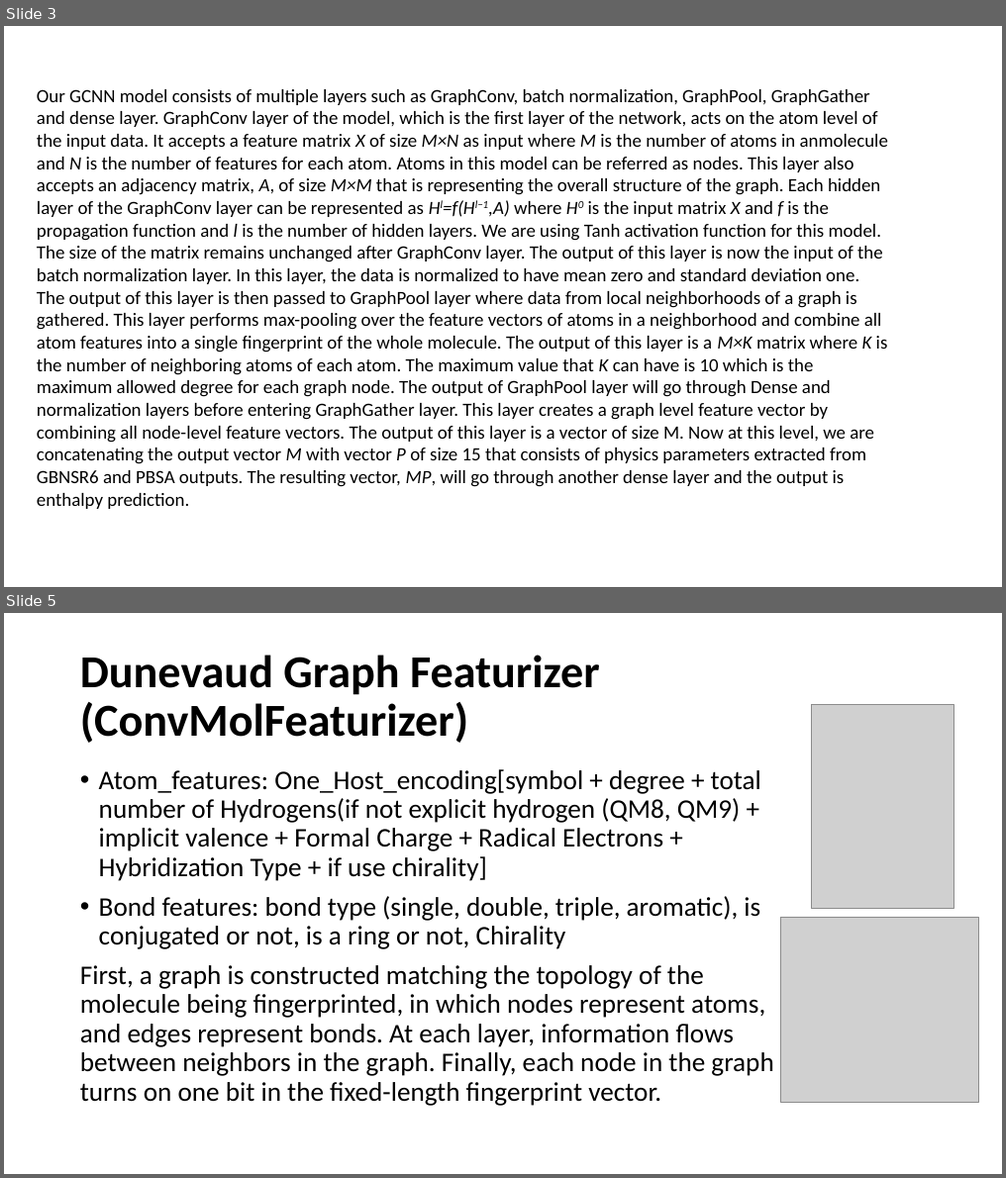
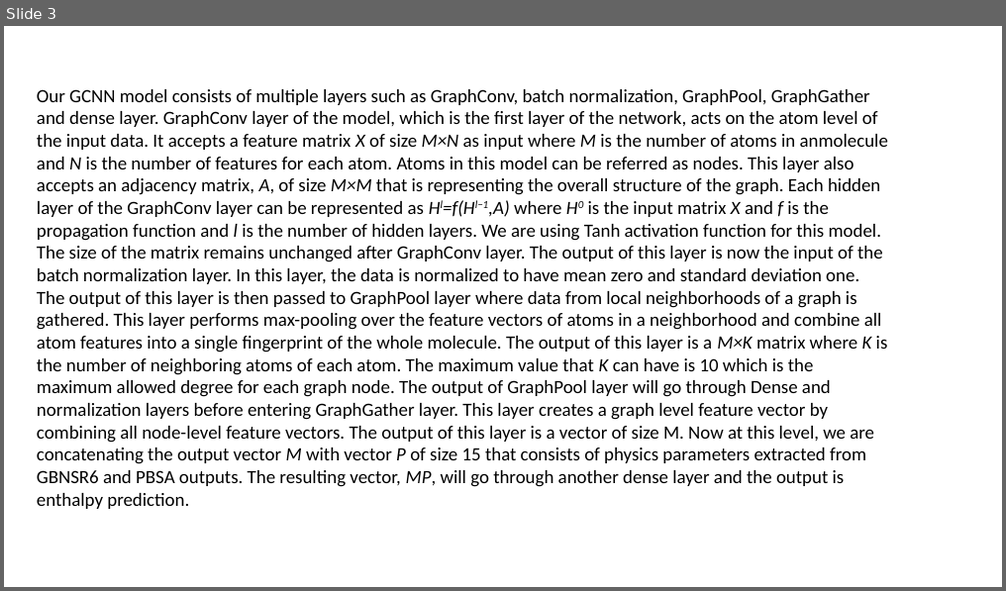
Before and after one commit to saharctech/Binding-Free-Energy-Prediction-Host-Guest-System, a slide deck: model/model-workflow.pptx. Shown one above the other, each under a label of ours: slides 3 and 5 before the commit, slide 3 after it; the slides between them are not shown. The pictures are 1006x1178 and 1006x591 pixels, drawn with LibreOffice and Linux fonts; fonts in the diff are those of the drawing; grey boxes stand for pictures. Boxes give left, top, right and bottom in pixels: in the first picture for what was removed or moved away, otherwise in the second. Text is boxed around its words. In the diff, an @@ line names an element or a change of style, - is before the commit and + after.

```diff
--- a/model/model-workflow.pptx
+++ b/model/model-workflow.pptx
@@ slide 5 removed at (4, 613, 1002, 1174), background #FFFFFF @@
@@ title removed at (80, 655, 600, 743) @@
-Dunevaud Graph Featurizer (ConvMolFeaturizer)
@@ picture removed at (812, 705, 953, 908) @@
@@ text removed at (80, 769, 773, 1106) @@
-• Atom_features: One_Host_encoding[symbol + degree + total number of Hydrogens(if not explicit hydrogen (QM8, QM9) + implicit valence + Formal Charge + Radical Electrons + Hybridization Type + if use chirality]
-• Bond features: bond type (single, double, triple, aromatic), is conjugated or not, is a ring or not, Chirality
-First, a graph is constructed matching the topology of the molecule being fingerprinted, in which nodes represent atoms, and edges represent bonds. At each layer, information flows between neighbors in the graph. Finally, each node in the graph turns on one bit in the fixed-length fingerprint vector.
@@ picture removed at (780, 917, 979, 1102) @@
```
Also in this commit, not shown: 1 slide changed, 2 other slides removed, 13 other files.
